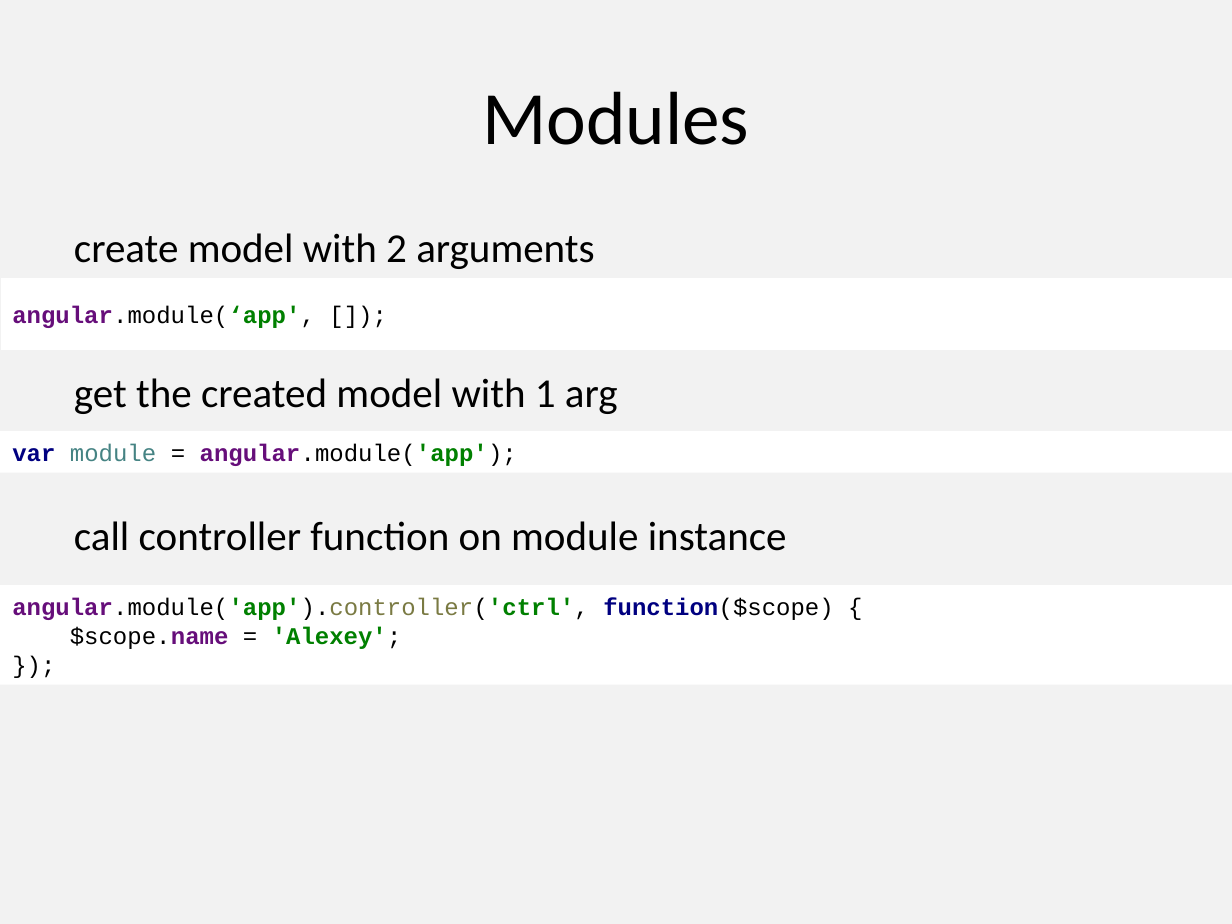
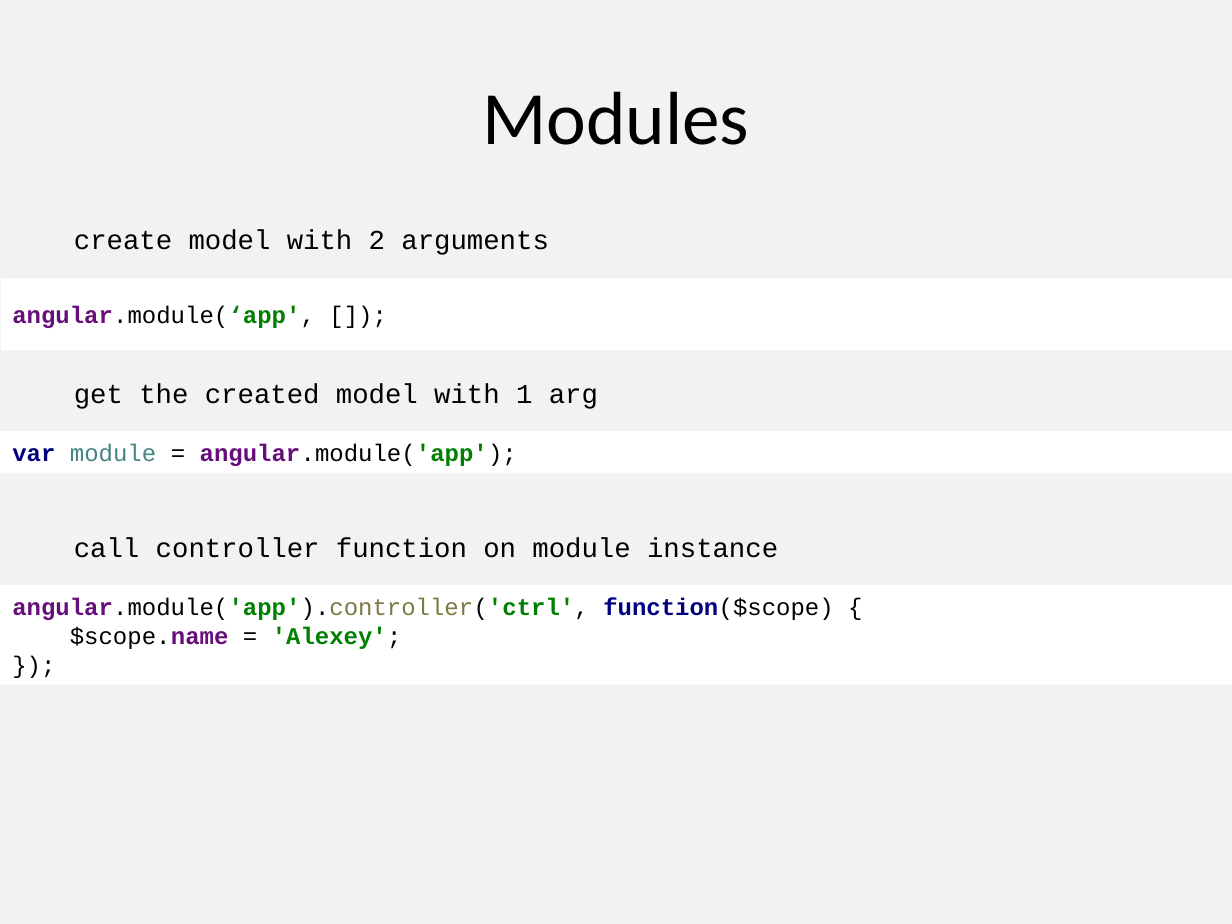
Before and after one commit to alexeymatveevp/angularjs-course, a slide deck: slide 5 of docs/01.pptx. Drawn at 1232x924 pixels with LibreOffice and Linux fonts; fonts in the diff are those of the drawing. Boxes give left, top, right and bottom in pixels: in the first picture for what was removed or moved away, otherwise in the second. Text is boxed around its words. In the diff, an @@ line names an element or a change of style, - is before the commit and + after.

```diff
--- a/docs/01.pptx
+++ b/docs/01.pptx
@@ size 24 to 16 pt, font Calibri to Courier New; less space between paragraphs in 3 elements at [74,229,548,255], [74,383,598,409], [74,538,778,558] @@
@@ text "call controller function on module ...": place and size @@
-text "call controller function on module ..." at [74,521,787,551]
+text "call controller function on module ..." at [74,538,778,558]
```
Also in this commit, not shown: 1 other file.
